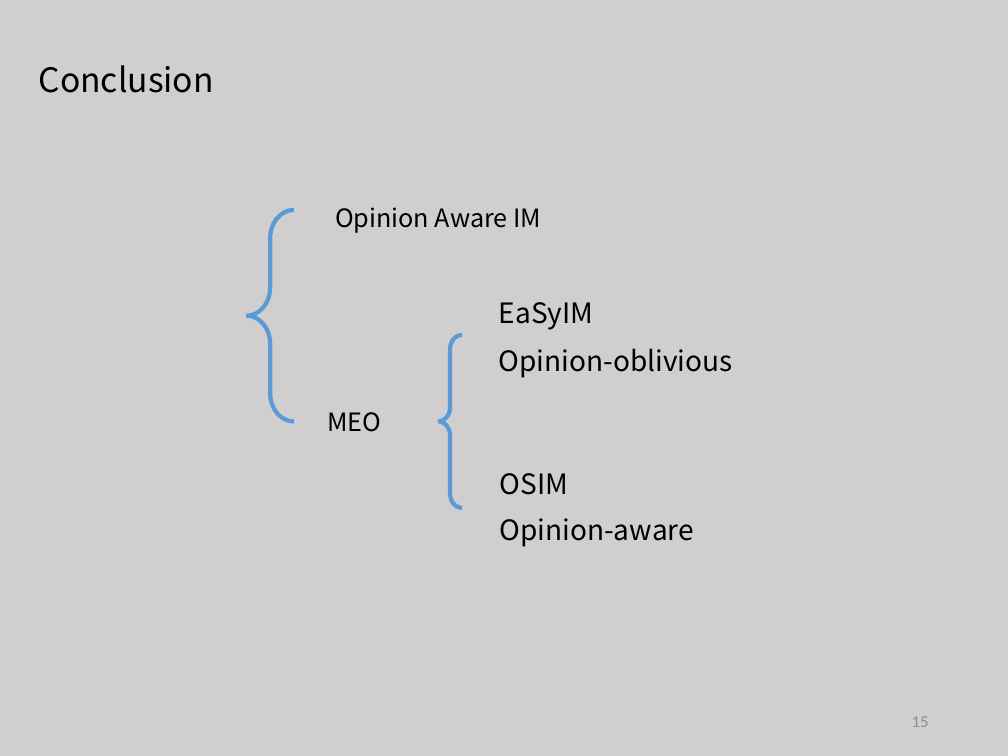
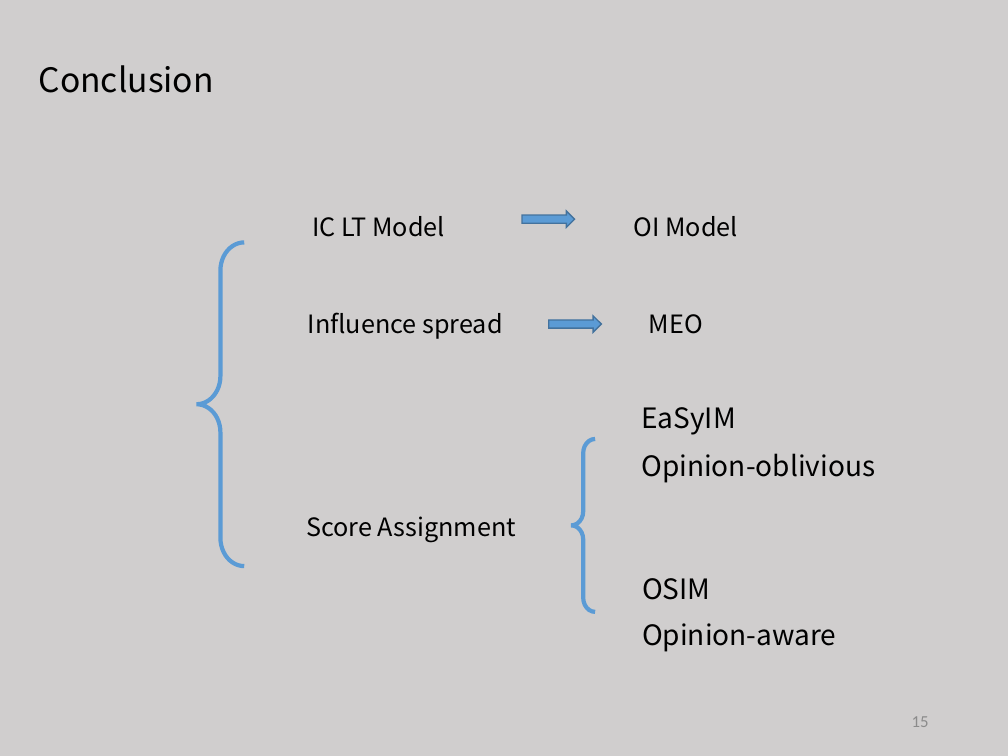
Before and after one commit to tianzhuwei/PPT, a slide deck: slide 15 of 4-魏天柱-Holistic Influence Maximization_ Combining Scalability and Efficiency with Opinion-Aware Models..pptx. Drawn at 1008x756 pixels with LibreOffice and Linux fonts; fonts in the diff are those of the drawing. Boxes give left, top, right and bottom in pixels: in the first picture for what was removed or moved away, otherwise in the second. Text is boxed around its words. In the diff, an @@ line names an element or a change of style, - is before the commit and + after.

```diff
--- a/4-魏天柱-Holistic Influence Maximization_ Combining Scalability and Efficiency with Opinion-Aware Models..pptx
+++ b/4-魏天柱-Holistic Influence Maximization_ Combining Scalability and Efficiency with Opinion-Aware Models..pptx
@@ text at box(312, 216, 445, 237): text changed @@
-Opinion Aware IM
+IC LT Model
@@ right arrow added at box(522, 211, 575, 227), fill #5B9BD5, outline #43739E 1 pt @@
@@ text added at box(634, 216, 737, 237), 18 pt, text #000000 @@
+OI Model
@@ left brace: place and size @@
-left brace at box(246, 210, 293, 421)
+left brace at box(197, 243, 244, 566)
@@ text added at box(308, 312, 502, 339), 18 pt, text #000000 @@
+Influence spread
@@ right arrow added at box(548, 316, 601, 332), fill #5B9BD5, outline #43739E 1 pt @@
@@ text "MEO": place and size @@
-text "MEO" at box(327, 412, 381, 432)
+text "MEO" at box(649, 314, 703, 334)
@@ left brace: place and size @@
-left brace at box(438, 335, 463, 508)
+left brace at box(572, 438, 596, 612)
@@ text added at box(306, 516, 516, 542), 18 pt, text #000000 @@
+Score Assignment
@@ 4 texts: place and size @@
-4 texts at box(499, 302, 733, 547)
+4 texts at box(641, 407, 875, 652)
```
Also in this commit, not shown: 1 other slide changed, 1 slide removed.
